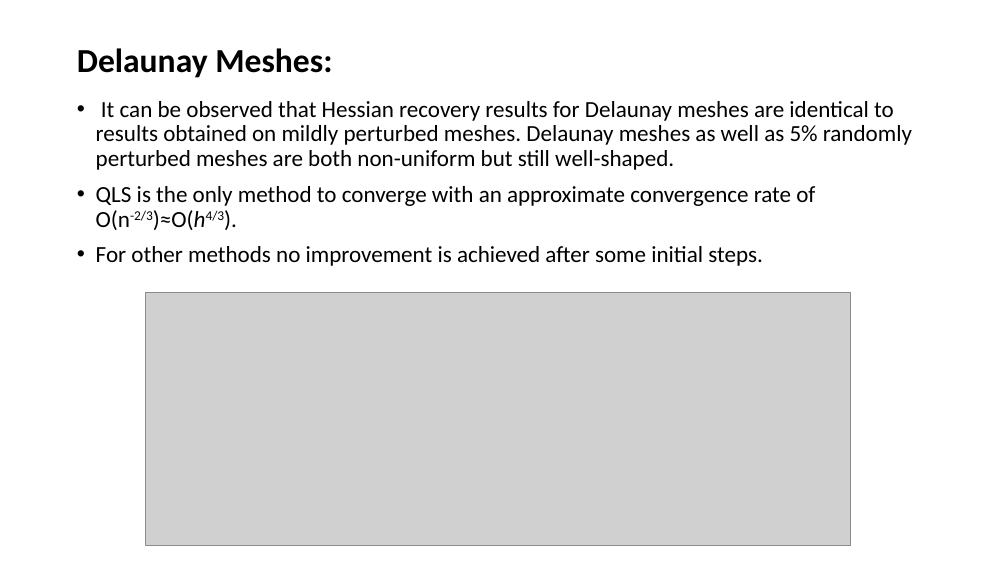
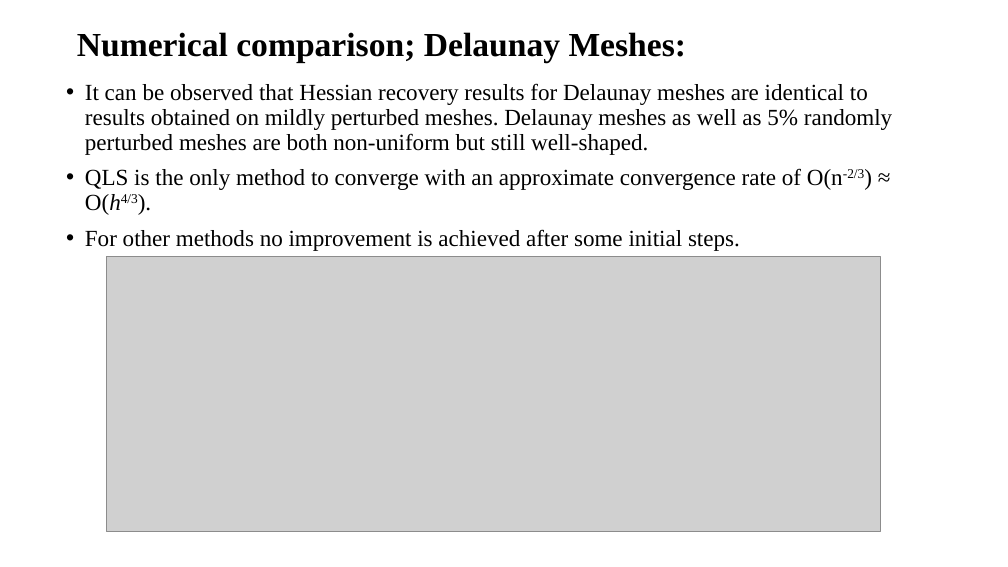
Before and after one commit to lohith921/amr, a slide deck: slide 26 of HBA.pptx. Drawn at 1008x567 pixels with LibreOffice and Linux fonts; fonts in the diff are those of the drawing; grey boxes stand for pictures. Boxes give left, top, right and bottom in pixels: in the first picture for what was removed or moved away, otherwise in the second. Text is boxed around its words. In the diff, an @@ line names an element or a change of style, - is before the commit and + after.

```diff
--- a/HBA.pptx
+++ b/HBA.pptx
@@ title at <box>77,32,687,62</box>: text changed; font Calibri to Times New Roman @@
-Delaunay Meshes:
+Numerical comparison; Delaunay Meshes:
@@ text "It can be observed that ...": place and size @@
-text "It can be observed that ..." at <box>96,101,912,266</box>
+text "It can be observed that ..." at <box>85,83,892,251</box>
@@ text at <box>85,83,892,251</box>: font Calibri to Times New Roman in "It can be observed that Hessian recovery ...", "For other methods no improvement is achieved ..." @@
@@ text at <box>85,168,865,215</box>: text changed; font Calibri to Times New Roman @@
-• QLS is the only method to converge with an approximate convergence rate of O(n-2/3)≈O(h4/3).
+• QLS is the only method to converge with an approximate convergence rate of O(n-2/3) ≈ O(h4/3).
@@ picture: place and size @@
-picture at <box>145,293,851,545</box>
+picture at <box>107,256,880,532</box>
```
Also in this commit, not shown: 22 other slides changed, 6 slides added, 6 slides removed.
